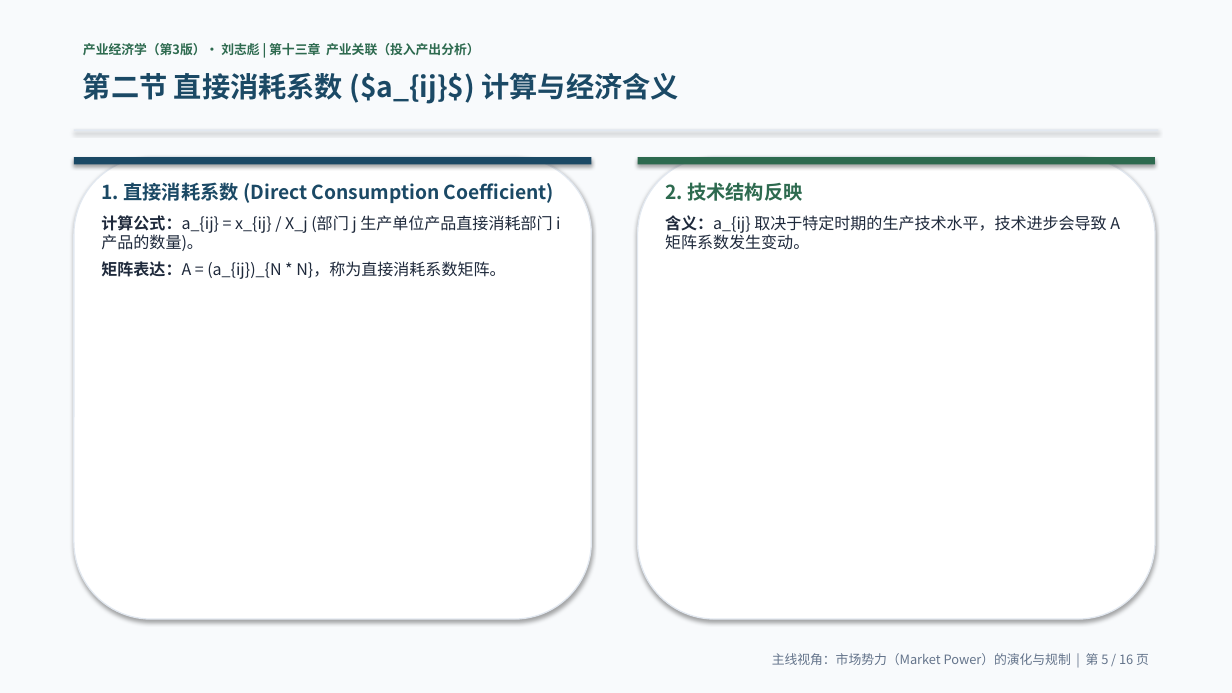
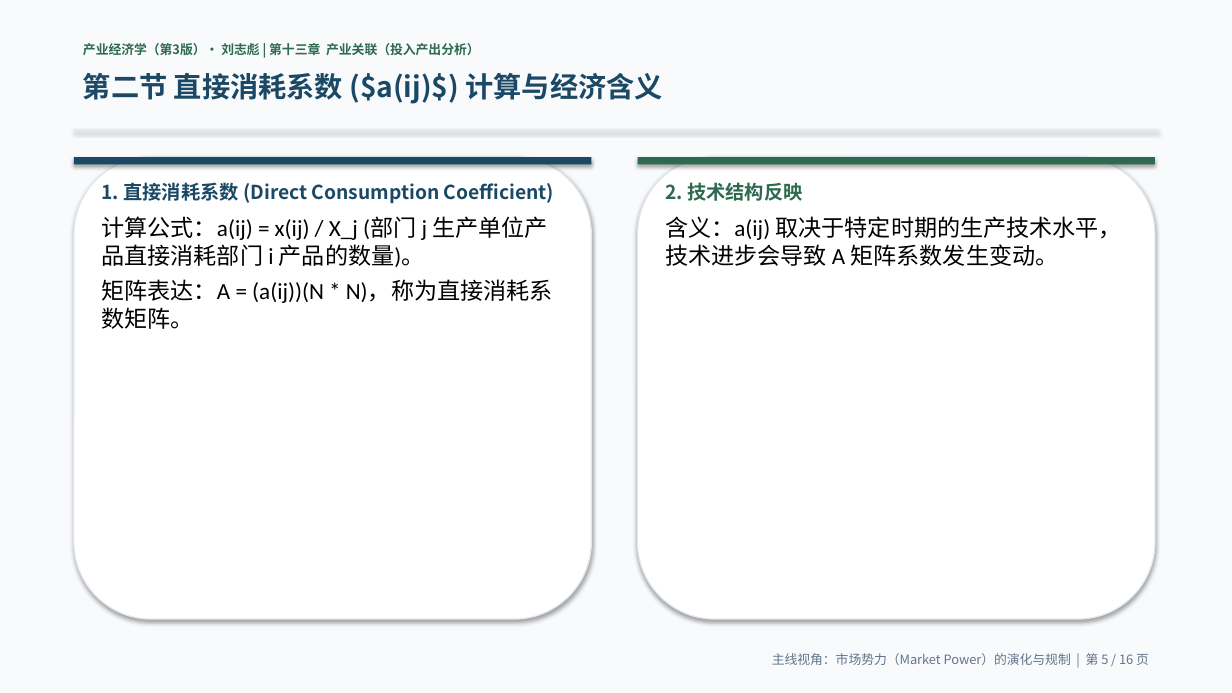
Before and after one commit to chens9956-prog/2026-industrial-economics, a slide deck: slide 5 of 刘志彪_产业经济学_第13章_产业关联(产业控制力主线精编).pptx. Drawn at 1232x693 pixels with LibreOffice and Linux fonts; fonts in the diff are those of the drawing. Boxes give left, top, right and bottom in pixels: in the first picture for what was removed or moved away, otherwise in the second. Text is boxed around its words. In the diff, an @@ line names an element or a change of style, - is before the commit and + after.

```diff
--- a/刘志彪_产业经济学_第13章_产业关联(产业控制力主线精编).pptx
+++ b/刘志彪_产业经济学_第13章_产业关联(产业控制力主线精编).pptx
@@ text at <box>83,73,663,104</box>: text changed @@
-第二节 直接消耗系数 ($a_{ij}$) 计算与经济含义
+第二节 直接消耗系数 ($a(ij)$) 计算与经济含义
@@ text at <box>101,216,553,329</box>: text changed; size 12.5 to 18 pt; font Noto Sans CJK SC to Calibri; text colour #1E293B to #000000 @@
-计算公式：a_{ij} = x_{ij} / X_j (部门 j 生产单位产品直接消耗部门 i 产品的数量)。
-矩阵表达：A = (a_{ij})_{N * N}，称为直接消耗系数矩阵。
+计算公式：a(ij) = x(ij) / X_j (部门 j 生产单位产品直接消耗部门 i 产品的数量)。
+矩阵表达：A = (a(ij))(N * N)，称为直接消耗系数矩阵。
@@ text at <box>665,216,1123,266</box>: text changed; size 12.5 to 18 pt; font Noto Sans CJK SC to Calibri; text colour #1E293B to #000000 @@
-含义：a_{ij} 取决于特定时期的生产技术水平，技术进步会导致 A 矩阵系数发生变动。
+含义：a(ij) 取决于特定时期的生产技术水平，技术进步会导致 A 矩阵系数发生变动。
```
Also in this commit, not shown: 4 other slides changed, 9 other files.
